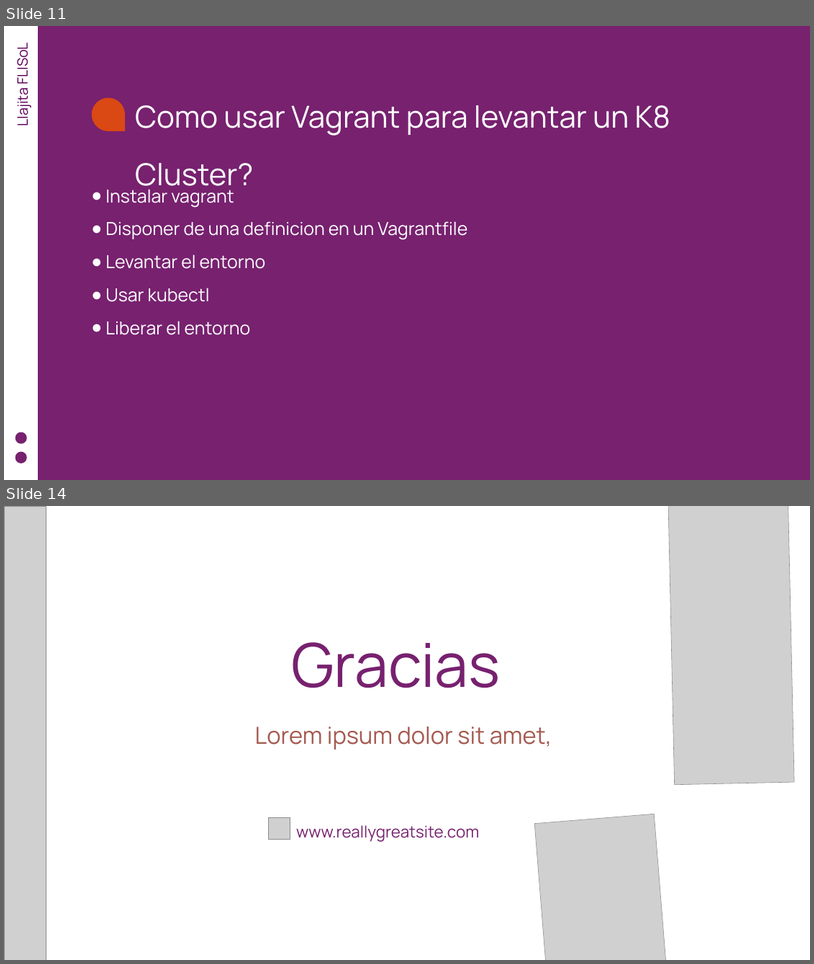
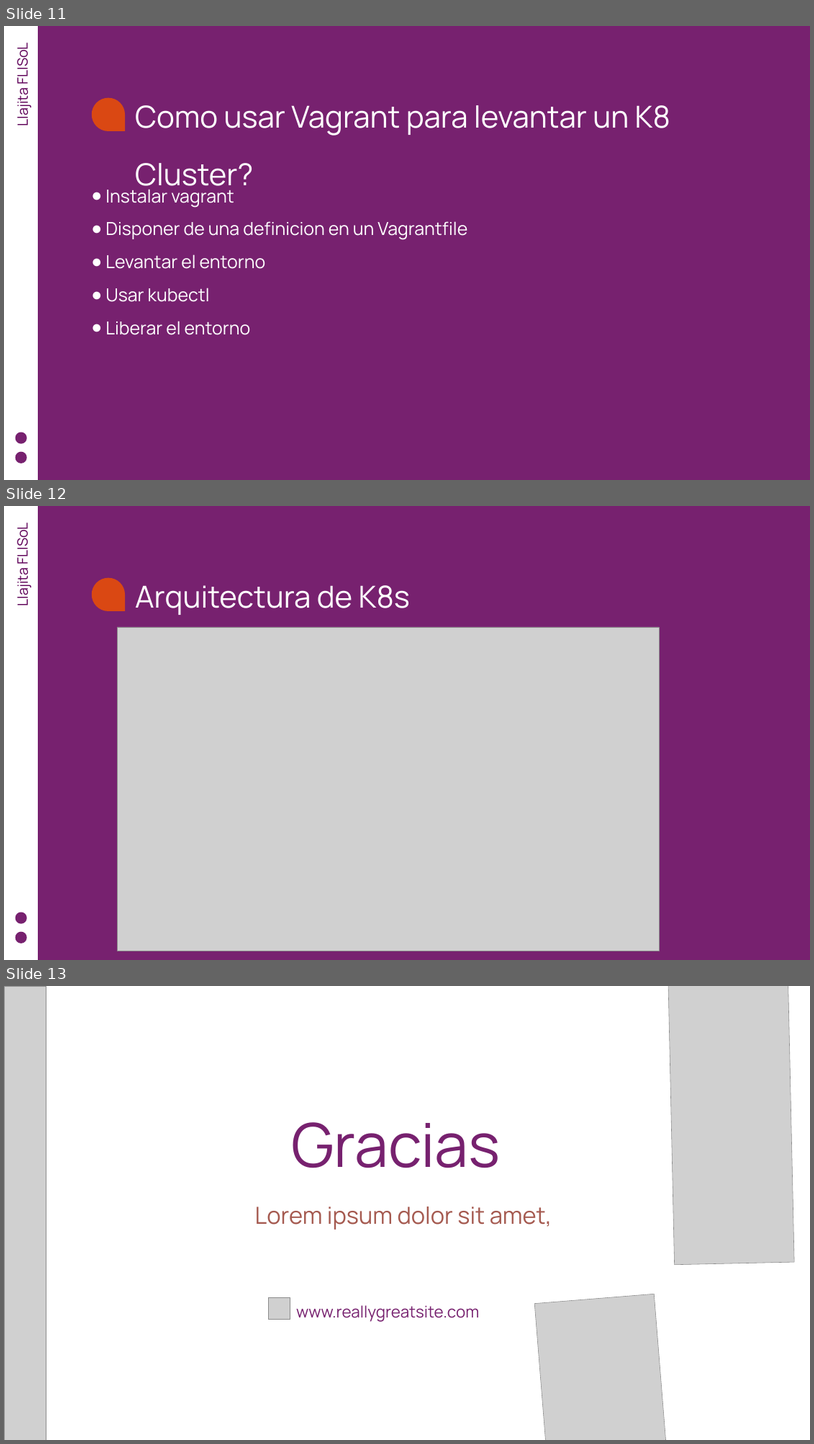
Before and after one commit to tecnocrata/k8s-workshop, a slide deck: Kubernetes sin miedo.odp. Shown one above the other, each under a label of ours: slides 11 and 14 before the commit, slides 11, 12 and 13 after it; the slides between them are not shown. The pictures are 814x964 and 814x1444 pixels, drawn with LibreOffice and Linux fonts; fonts in the diff are those of the drawing; grey boxes stand for pictures. Boxes give left, top, right and bottom in pixels: in the first picture for what was removed or moved away, otherwise in the second. Text is boxed around its words. In the diff, an @@ line names an element or a change of style, - is before the commit and + after.

Commit message:
presentation changes

```diff
--- a/Kubernetes sin miedo.odp
+++ b/Kubernetes sin miedo.odp
@@ slide 12 added at bbox=[4, 506, 810, 960], background #77216F @@
@@ freeform shape added at bbox=[4, 506, 39, 960], fill #FFFFFF @@
@@ text added at bbox=[13, 526, 32, 605], 25.3 pt, text #5E0058 @@
+Llajita FLISoL
@@ freeform shape added at bbox=[92, 578, 125, 611], fill #DA4813 @@
@@ text added at bbox=[135, 585, 410, 615], 54 pt, text #FFFFFF @@
+Arquitectura de K8s
@@ picture added at bbox=[117, 627, 659, 951] @@
@@ freeform shape added at bbox=[16, 911, 27, 924], fill #77216F @@
@@ freeform shape added at bbox=[16, 932, 27, 943], fill #77216F @@
@@ what was slide 14 is now slide 13 @@
```
Also in this commit, not shown: 1 slide removed.
